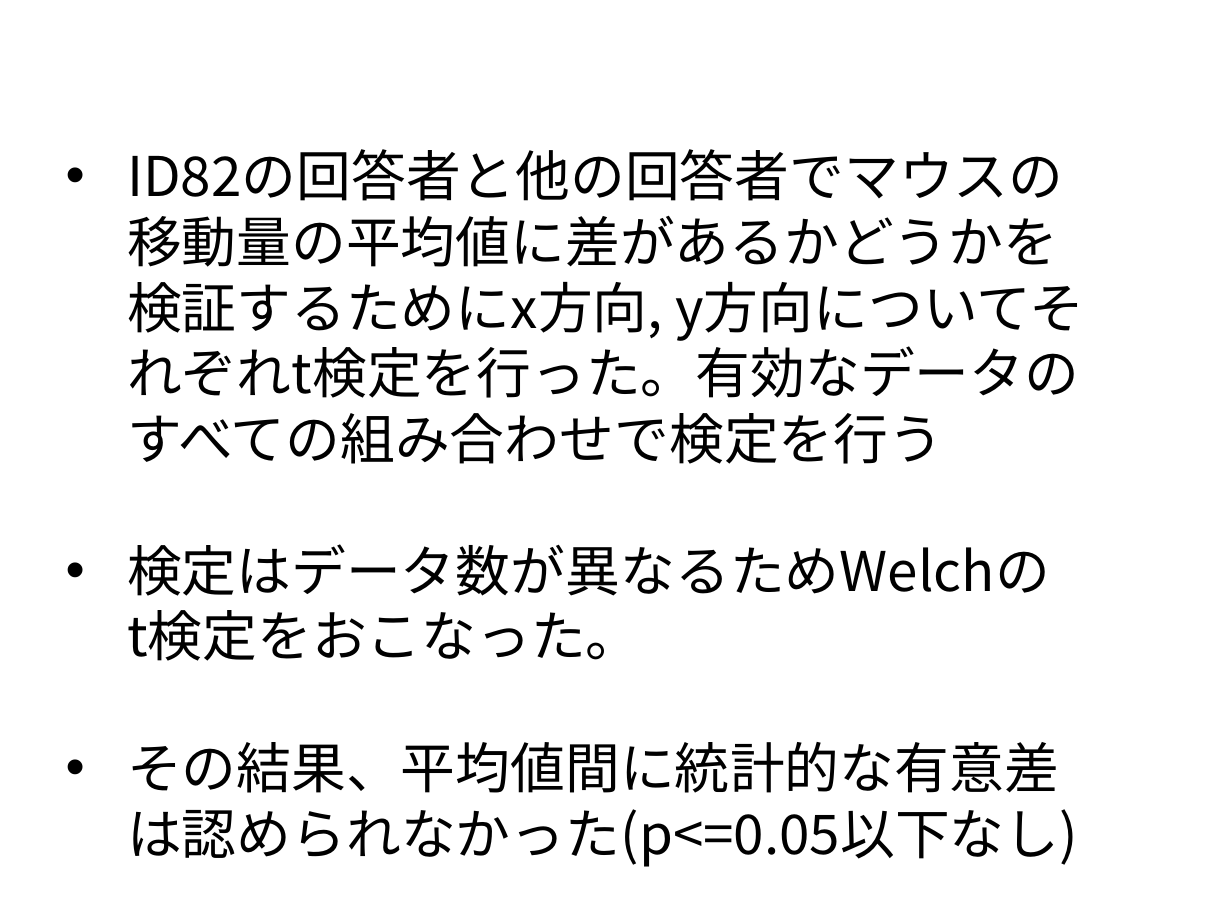
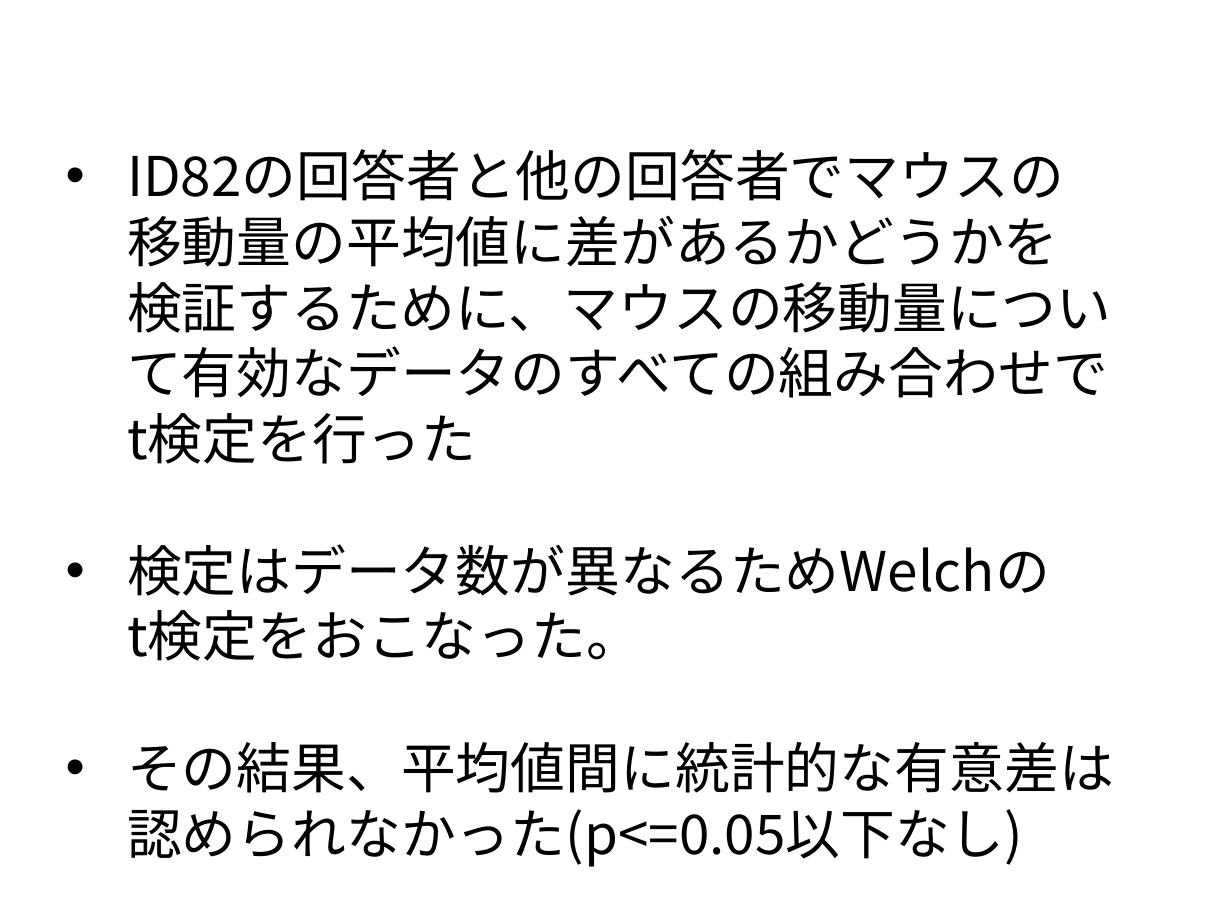
Before and after one commit to tomoya-mikami/task2, a slide deck: slide 15 of slide/presentation.pptx (slide 14 before the commit). Drawn at 1232x924 pixels with LibreOffice and Linux fonts; fonts in the diff are those of the drawing; background and template pictures are left out. Boxes give left, top, right and bottom in pixels: in the first picture for what was removed or moved away, otherwise in the second. Text is boxed around its words. In the diff, an @@ line names an element or a change of style, - is before the commit and + after.

```diff
--- a/slide/presentation.pptx
+++ b/slide/presentation.pptx
@@ text at [127, 149, 1111, 464]: text changed @@
-• ID82の回答者と他の回答者でマウスの移動量の平均値に差があるかどうかを検証するためにx方向, y方向についてそれぞれt検定を行った。有効なデータのすべての組み合わせで検定を行う
+• ID82の回答者と他の回答者でマウスの
+  移動量の平均値に差があるかどうかを
+  検証するために、マウスの移動量について有効なデータのすべての組み合わせで
+  t検定を行った
```
Also in this commit, not shown: 13 other slides changed, 3 slides added, 1 slide removed, 1 other file.
